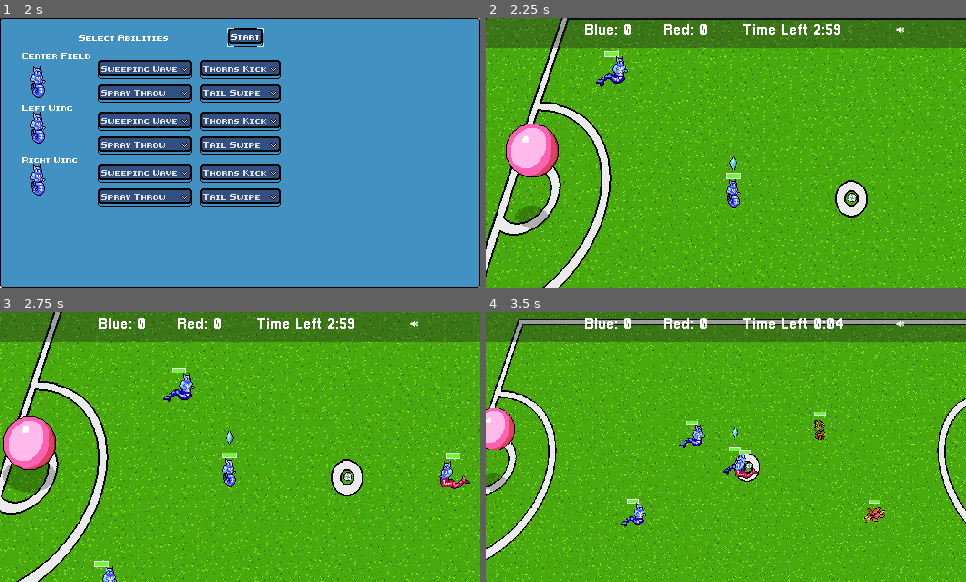
Above: before the commit, frames 1-4 (two rows, left to right).
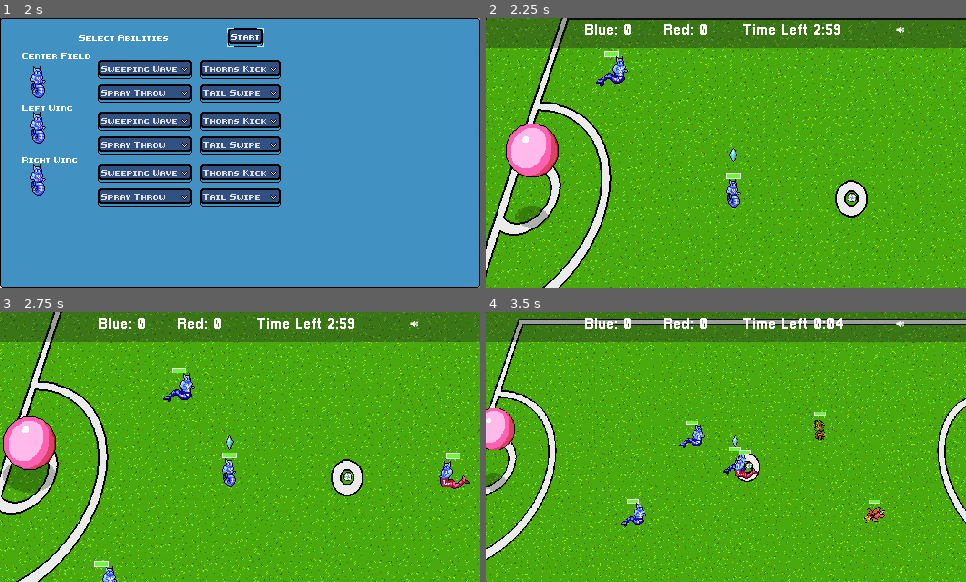
Above: after the commit, the same moments.

Repository: gamkedo-la/Elementaball
Game: Godot game, scene res://UI/StartMenu.tscn
The game is run twice, just before and just after one commit, with the same random seed, the same clock (stepped at 60 frames per second) and the same inputs.
Inputs (mouse positions are in pixels of both pictures, inside the frame that each line leads up to):
- Up to frame 1 (2 s): click "New Game" at 0.5 s; click "Next" at 1.25 s
- Up to frame 2 (2.25 s): click "Start" at 2 s
- Up to frame 3 (2.75 s): no input
- Up to frame 4 (3.5 s): move the mouse to (802, 328) at 2.77 s; hold Right (ui_right) from 2.78 s (still down); hold T (time_hack) from 2.78 s (still down)

Frame 1 is identical in both runs. In frame 2, less than 0.1% of the frame differs, in the area x 50-53%, y 48-57%; in frame 3, less than 0.1%; in frame 4, less than 0.1%.

Commit message:
Added delay so selecting on menus doesn't trigger a kick

Diff:
--- a/Field and Equipment/Ball.gd
+++ b/Field and Equipment/Ball.gd
@@ -364,7 +364,6 @@
 	AudioQueen.emit_signal("playSound", menuAbilities[id].sound)
 	attacker = find_attacker("tackle")
 	calc_tackle_damage(menuAbilities[id].type)
-	selecting = false
 
 func calc_tackle_damage(tackledType):
 	var baseDamage = 5
@@ -393,6 +392,7 @@
 	blockedType = menuAbilities[id].type
 	emit_signal("blocked")
 	SceneController.emit_signal("blocking", false)
+	yield(get_tree().create_timer(0.3), "timeout")
 	selecting = false
 
 func calc_power_modifier(baseDamage):
--- a/Node2D.tscn
+++ b/Node2D.tscn
@@ -40,6 +40,7 @@
 [ext_resource path="res://Players/red_player_stats.tres" type="Resource" id=38]
 [ext_resource path="res://UI/TournamentStandings.tscn" type="PackedScene" id=39]
 [ext_resource path="res://SaveSystem.gd" type="Script" id=40]
+[ext_resource path="res://UI/Popup.gd" type="Script" id=41]
 
 [sub_resource type="AnimationNodeStateMachinePlayback" id=1]
 
@@ -412,7 +413,7 @@
 
 [node name="AnimatedSprite" parent="Player/Health Bar" index="1"]
 visible = true
-frame = 0
+frame = 4
 
 [node name="AnimationTree" parent="Player" index="1"]
 parameters/playback = SubResource( 1 )
@@ -429,7 +430,7 @@
 starting_stats = ExtResource( 10 )
 
 [node name="AnimatedSprite" parent="Player2/Health Bar" index="1"]
-frame = 0
+frame = 4
 
 [node name="AnimationTree" parent="Player2" index="1"]
 parameters/playback = SubResource( 2 )
@@ -444,7 +445,7 @@
 starting_stats = ExtResource( 10 )
 
 [node name="AnimatedSprite" parent="Player3/Health Bar" index="1"]
-frame = 0
+frame = 4
 
 [node name="AnimationTree" parent="Player3" index="1"]
 parameters/playback = SubResource( 3 )
@@ -457,7 +458,6 @@
 z_index = 3
 frames = SubResource( 16 )
 animation = "plant ball"
-frame = 3
 playing = true
 script = ExtResource( 16 )
 
@@ -467,6 +467,7 @@
 
 [node name="Popup" parent="." instance=ExtResource( 3 )]
 theme = ExtResource( 31 )
+script = ExtResource( 41 )
 
 [node name="Goal" parent="." groups=[
 "goal",
@@ -536,7 +537,7 @@
 
 [node name="AnimatedSprite" parent="Enemy/Health Bar" index="1"]
 position = Vector2( 7.8787, -8.25085 )
-frame = 4
+frame = 8
 
 [node name="AnimationTree" parent="Enemy" index="5"]
 parameters/playback = SubResource( 17 )
@@ -561,7 +562,7 @@
 margin_bottom = -21.0
 
 [node name="AnimatedSprite" parent="Enemy3/Health Bar" index="1"]
-frame = 4
+frame = 8
 
 [node name="AnimationTree" parent="Enemy3" index="5"]
 parameters/playback = SubResource( 18 )
@@ -583,7 +584,7 @@
 margin_bottom = -21.0
 
 [node name="AnimatedSprite" parent="Enemy2/Health Bar" index="1"]
-frame = 4
+frame = 8
 
 [node name="EnemyCollider" parent="Enemy2" index="3"]
 rotation = 1.52987
@@ -868,6 +869,8 @@
 pause_mode = 2
 script = ExtResource( 40 )
 
+[connection signal="about_to_show" from="Popup" to="Popup" method="_on_Popup_about_to_show"]
+[connection signal="popup_hide" from="Popup" to="Popup" method="_on_Popup_popup_hide"]
 [connection signal="id_pressed" from="Popup/KickMenu" to="Ball" method="_on_KickMenu_id_pressed"]
 [connection signal="id_pressed" from="Popup/PassMenu" to="Ball" method="_on_PassMenu_id_pressed"]
 [connection signal="id_pressed" from="Popup/TackleMenu" to="Ball" method="_on_TackleMenu_id_pressed"]
--- a/Players/Player.tscn
+++ b/Players/Player.tscn
@@ -946,7 +946,7 @@
 inPossession = true
 fieldPosition = "PlayerCenter"
 starting_stats = ExtResource( 15 )
-speed = 300
+speed = 150
 
 [node name="Health Bar" parent="." instance=ExtResource( 3 )]
 margin_left = -8.75441
@@ -955,7 +955,7 @@
 margin_bottom = -22.4966
 
 [node name="AnimatedSprite" parent="Health Bar" index="1"]
-frame = 2
+frame = 3
 
 [node name="AnimationTree" parent="." instance=ExtResource( 5 )]
 tree_root = SubResource( 37 )
@@ -982,7 +982,7 @@
 [node name="ThingsToFlip" type="Node2D" parent="."]
 
 [node name="Position2D" type="Position2D" parent="ThingsToFlip"]
-position = Vector2( 3.81267, 5.48004 )
+position = Vector2( 8.49488, 0.23597 )
 
 [node name="AnimatedSprite" type="AnimatedSprite" parent="ThingsToFlip"]
 position = Vector2( -0.992128, -0.992126 )
--- /dev/null
+++ b/UI/Popup.gd
@@ -0,0 +1,13 @@
+extends Popup
+
+
+
+func _on_Popup_about_to_show():
+	pause_mode = Node.PAUSE_MODE_PROCESS
+	get_tree().paused = true
+
+
+
+func _on_Popup_popup_hide():
+	pause_mode = Node.PAUSE_MODE_INHERIT
+	get_tree().paused = false
Not shown: 1 places in Node2D.tscn that only renumber resources
